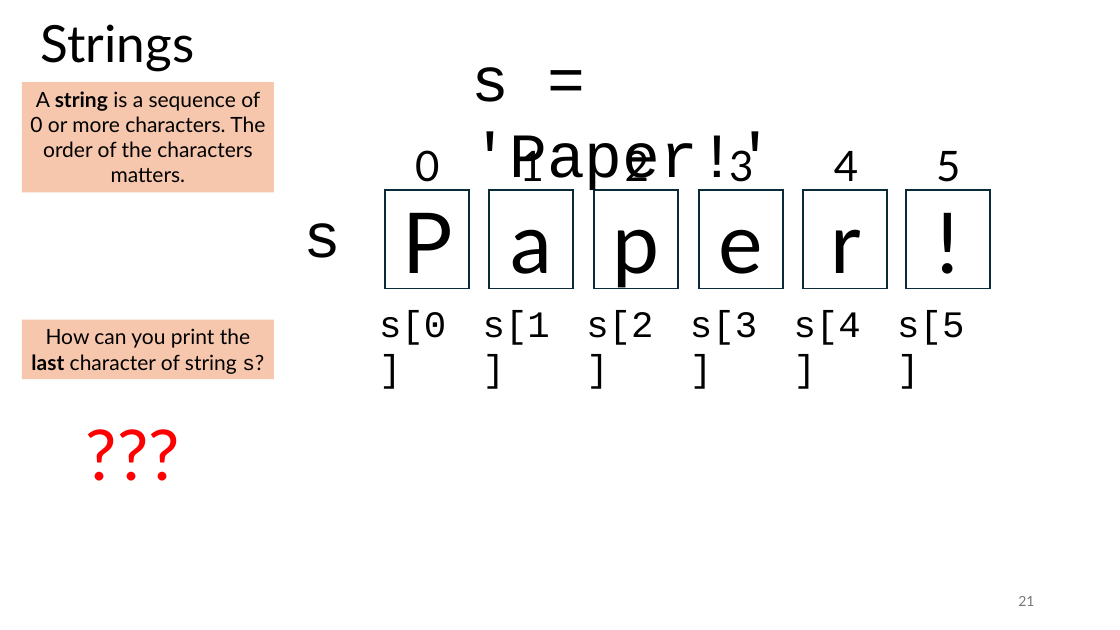
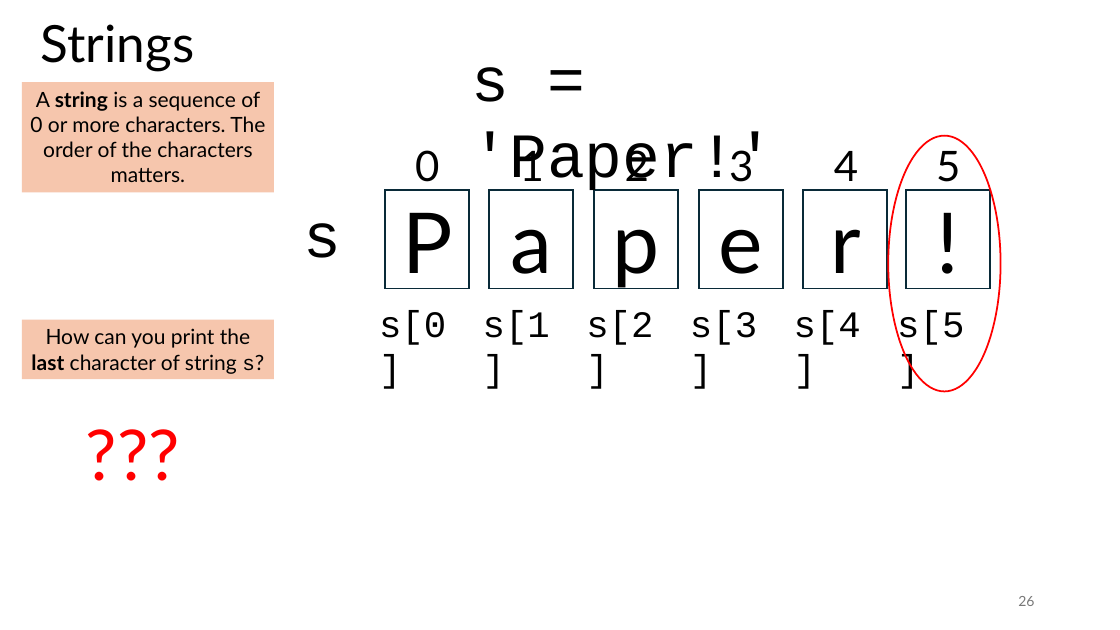
Before and after one commit to tjd1234/cmpt120spring2026, a slide deck: slide 26 of lecture_notes/chapter8/chapter8.pptx (slide 21 before the commit). Drawn at 1120x630 pixels with LibreOffice and Linux fonts; fonts in the diff are those of the drawing. Boxes give left, top, right and bottom in pixels: in the first picture for what was removed or moved away, otherwise in the second. Text is boxed around its words. In the diff, an @@ line names an element or a change of style, - is before the commit and + after.

```diff
--- a/lecture_notes/chapter8/chapter8.pptx
+++ b/lecture_notes/chapter8/chapter8.pptx
@@ ellipse added at [888,135,1001,392], outline #FF0000 1.5 pt @@
@@ page number at [1018,596,1034,606]: text changed @@
-21
+26
```
Also in this commit, not shown: 9 other slides changed, 5 slides added, 4 other files.
